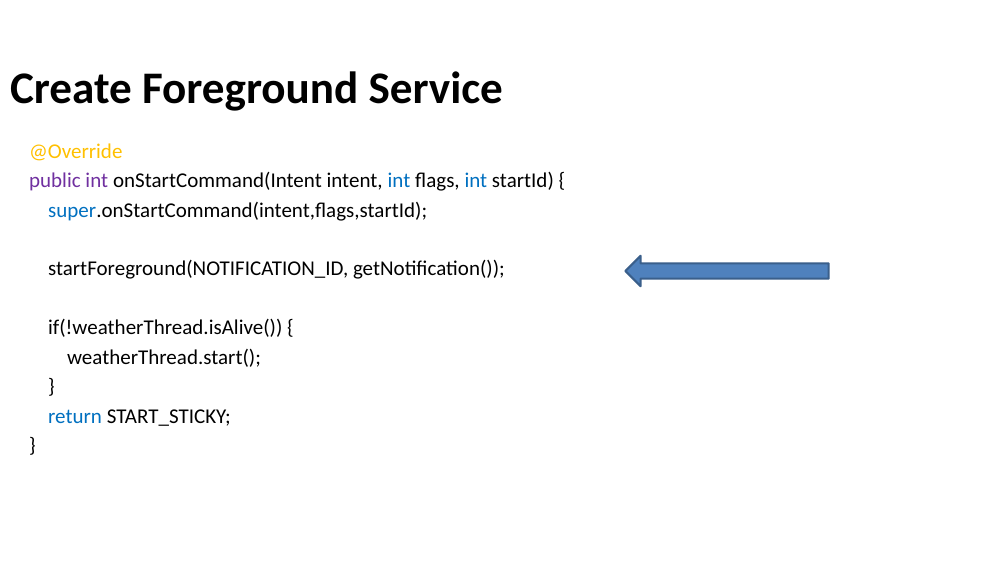
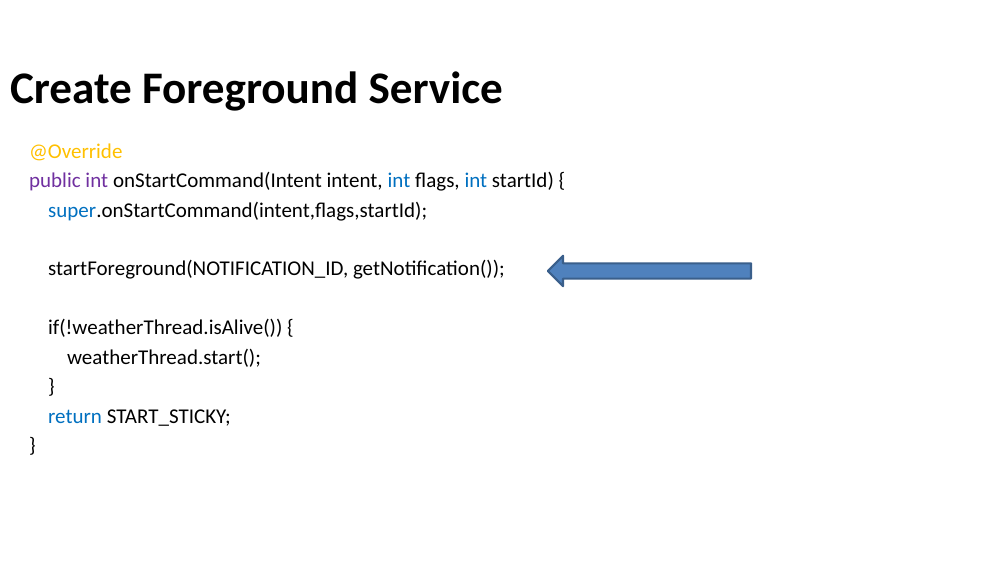
Before and after one commit to Batch-xx/Android-Lunch-Learn, a slide deck: slide 17 of slides/Services_Settings.pptx. Drawn at 1008x567 pixels with LibreOffice and Linux fonts; fonts in the diff are those of the drawing; background and template pictures are left out. Boxes give left, top, right and bottom in pixels: in the first picture for what was removed or moved away, otherwise in the second. Text is boxed around its words. In the diff, an @@ line names an element or a change of style, - is before the commit and + after.

```diff
--- a/slides/Services_Settings.pptx
+++ b/slides/Services_Settings.pptx
@@ left arrow: place and size @@
-left arrow at (625,256,829,286)
+left arrow at (548,256,752,286)
```
Also in this commit, not shown: 3 slides added, 2 other files.
